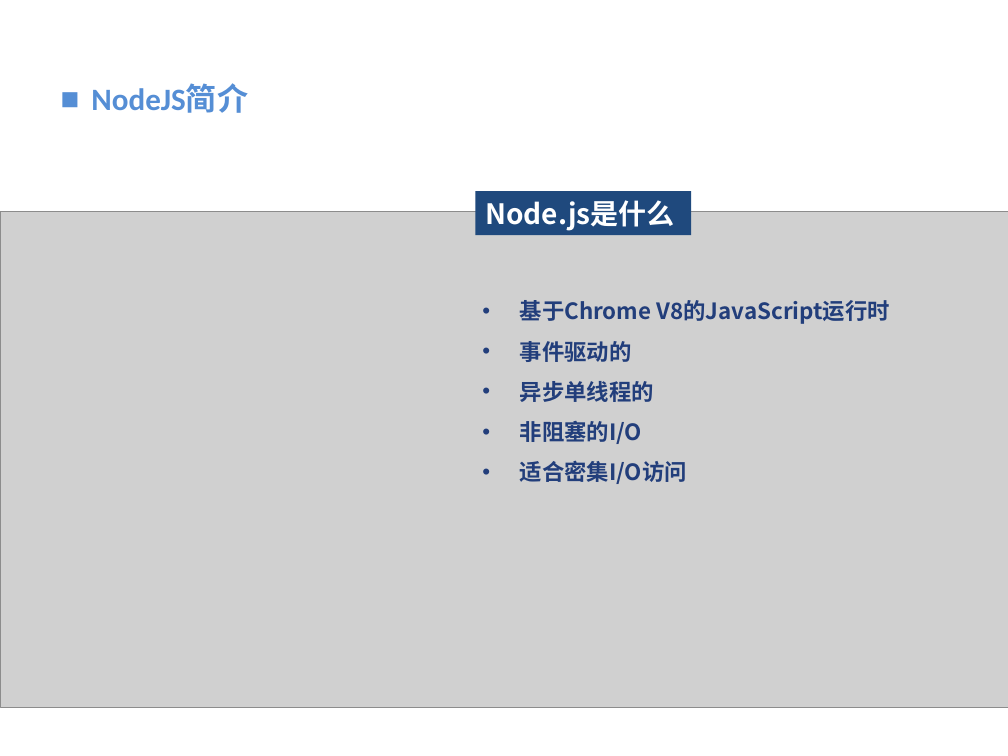
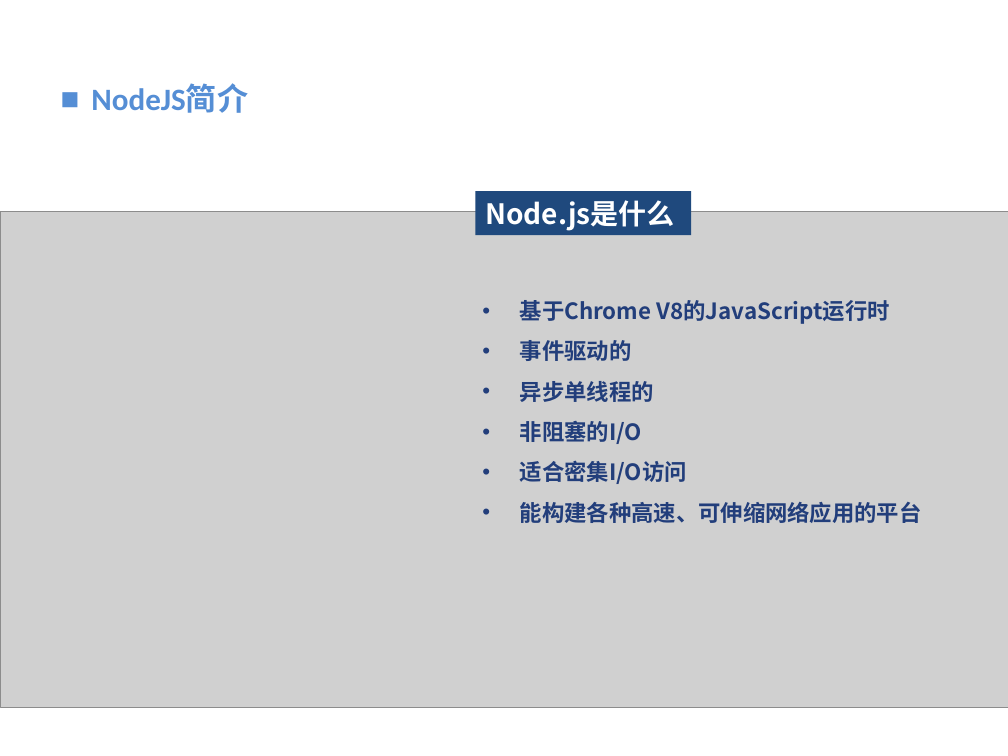
Before and after one commit to vaik/Documents, a slide deck: slide 5 of 我的分享/NodeJS基础概念理解.ppt. Drawn at 1008x756 pixels with LibreOffice and Linux fonts; fonts in the diff are those of the drawing; grey boxes stand for pictures; background and template pictures are left out. Boxes give left, top, right and bottom in pixels: in the first picture for what was removed or moved away, otherwise in the second. Text is boxed around its words. In the diff, an @@ line names an element or a change of style, - is before the commit and + after.

```diff
--- a/我的分享/NodeJS基础概念理解.ppt
+++ b/我的分享/NodeJS基础概念理解.ppt
@@ text at (520,502,922,523): paragraph added @@
+• 能构建各种高速、可伸缩网络应用的平台
```
Also in this commit, not shown: 3 other slides changed, 2 slides added, 1 slide removed.
